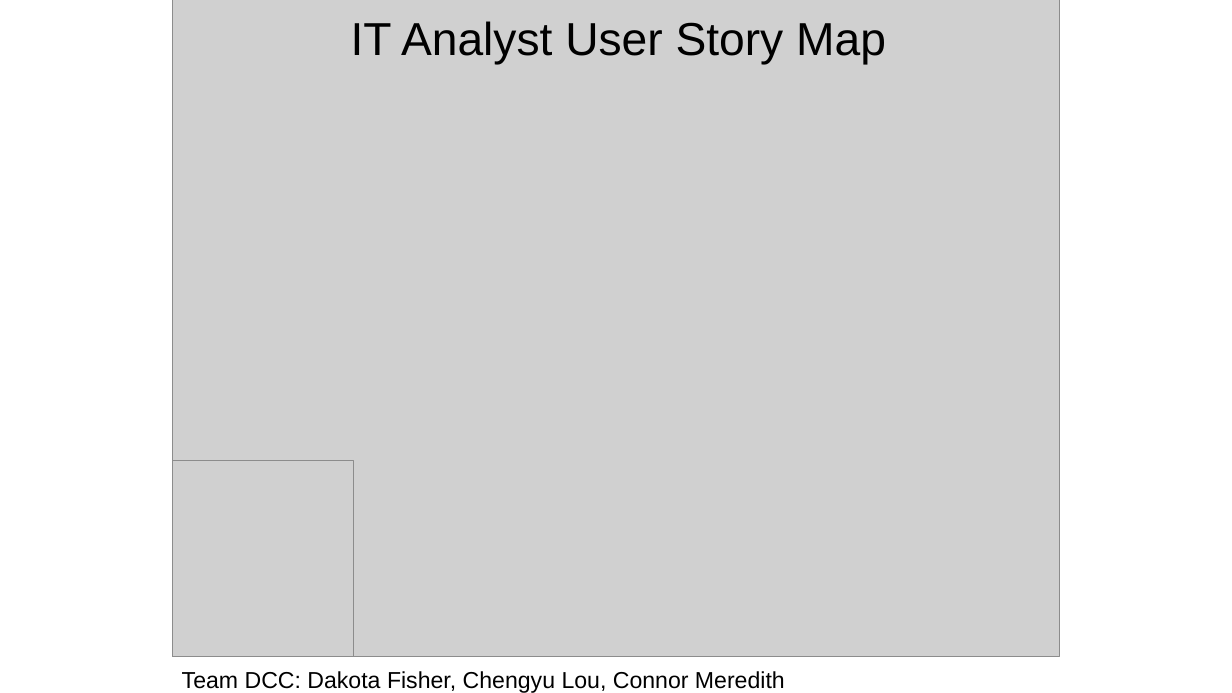
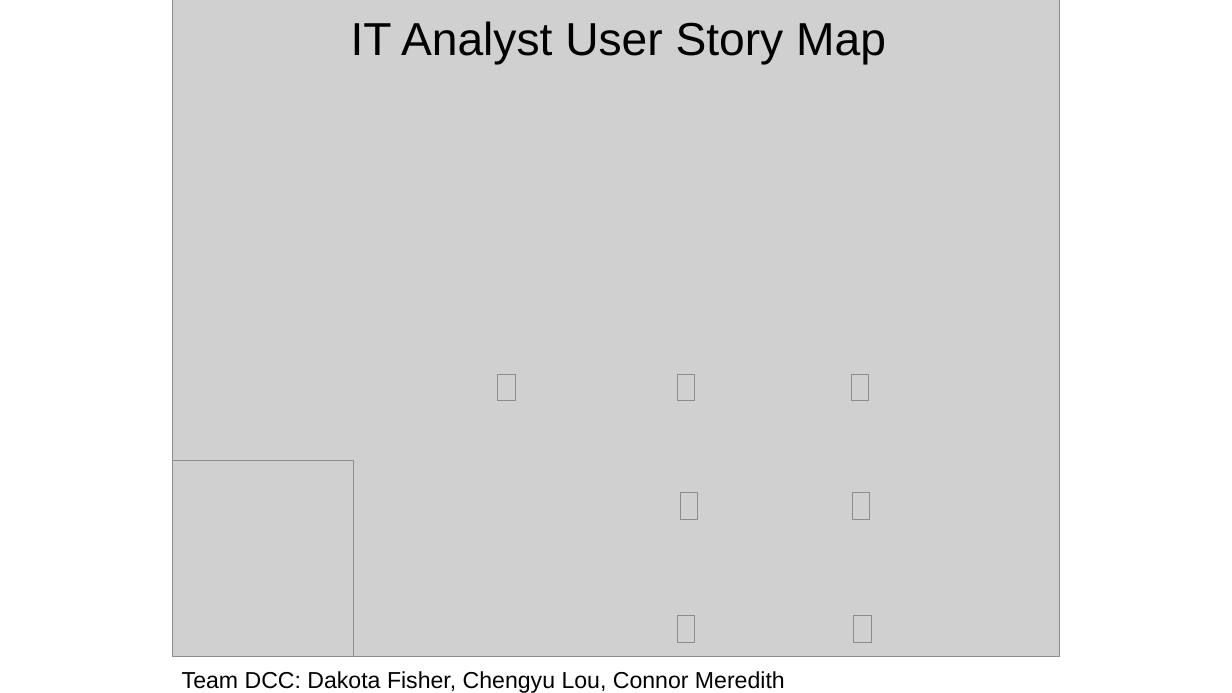
Before and after one commit to OmegaHelix/ENSE470, a slide deck: slide 22 of Milestone5/Milestone5.pptx. Drawn at 1232x693 pixels with LibreOffice and Linux fonts; fonts in the diff are those of the drawing; grey boxes stand for pictures; background and template pictures are left out. Boxes give left, top, right and bottom in pixels: in the first picture for what was removed or moved away, otherwise in the second. Text is boxed around its words. In the diff, an @@ line names an element or a change of style, - is before the commit and + after.

```diff
--- a/Milestone5/Milestone5.pptx
+++ b/Milestone5/Milestone5.pptx
@@ picture added at [498,374,516,401] @@
@@ picture added at [677,374,695,401] @@
@@ picture added at [851,374,869,401] @@
@@ picture added at [680,493,698,519] @@
@@ picture added at [853,493,871,519] @@
@@ picture added at [677,616,695,642] @@
@@ picture added at [854,616,872,642] @@
```
Also in this commit, not shown: 9 other slides changed.
